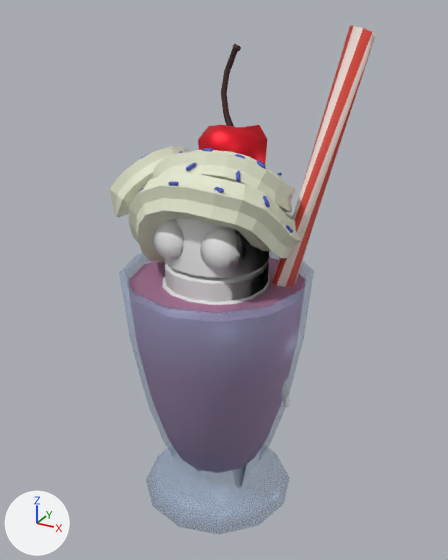
What one commit did to the Blender file sources/hats.blend.
Both versions are drawn from a 50 mm lens placed at (1.4, -2.48, 1.93), pointed at (0.02, 0.03, 0.67). The axes (+X, +Y, +Z) are drawn at lower left. The lights are the same throughout.

Objects in the first picture: 'RefBot', 'ShakeShake', 'ShakeWhip'.
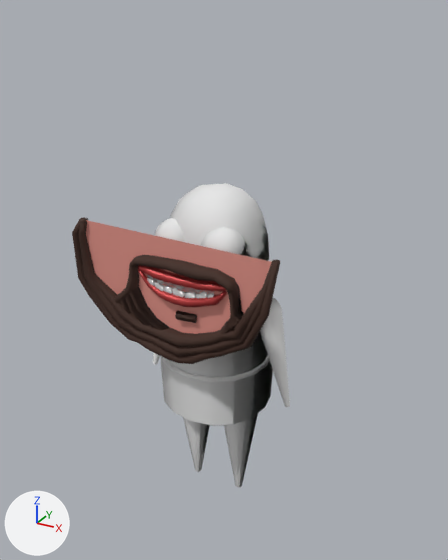
What differs and where, as boxes (x1, y1, x2, y2) in the pictures (448 x 560 px):
'ShakeShake', hidden
    before: (119, 26, 376, 534)
'AilJaw', added (brown)
    after: (72, 217, 280, 364)
    faces in mat_ailstache (brown #3f261b): (72, 217, 280, 364)
    faces in mat_ailskin (pink #df9287): (86, 220, 272, 334)
    faces in mat_aillips (red #aa3535): (138, 269, 227, 307)
    faces in mat_ailteeth (white #e7e7e7): (147, 278, 214, 298)
'ShakeWhip', hidden
    before: (110, 44, 301, 262)
'AilHead', added (brown)
    after: (129, 255, 239, 293)
    faces in mat_ailstache (brown #3f261b): (129, 255, 239, 293)
    faces in mat_aillips (red #aa3535): (138, 265, 226, 291)
    faces in mat_ailteeth (white #e7e7e7): (147, 275, 215, 293)

The edits, one by one:
Material 'AilTeeth' (mat_ailteeth) is new.
Its base color is (0.8, 0.8, 0.8) (white #e7e7e7).
Its metallic is 0.523.
Its roughness is 0.231.
Material 'AilLips' (mat_aillips) is new.
Its base color is (0.402, 0.0356, 0.0356) (red #aa3535).
Its metallic is 0.456.
Its roughness is 0.422.
Material 'AilSkin' (mat_ailskin) is new.
Its base color is (0.741, 0.287, 0.242) (pink #df9287).
Its roughness is 0.738.
Material 'AilStache' (mat_ailstache) is new.
Its base color is (0.0496, 0.019, 0.011) (brown #3f261b).
Its roughness is 0.801.
Mesh me_cube_003 is new.
It has 825 vertices, 728 faces and spans x -0.588..0.488, y -0.395..-0.299, z 0.387..1.018.
Faces by material slot: [62, 110, 548, 8].
It uses material mat_ailteeth (white #e7e7e7).
It uses material mat_aillips (red #aa3535).
It uses material mat_ailstache (brown #3f261b).
It uses material mat_ailskin (pink #df9287).
Mesh me_cube is new.
It has 275 vertices, 254 faces, 1 loose edge and spans x -0.259..0.306, y -0.393..-0.301, z 0.772..0.91.
Faces by material slot: [61, 110, 83].
It uses material mat_ailteeth (white #e7e7e7).
It uses material mat_aillips (red #aa3535).
It uses material mat_ailstache (brown #3f261b).
Object 'ShakeShake' (ob_shakeshake) is now hidden.
Object 'ShakeWhip' (ob_shakewhip) is now hidden.
Object 'AilJaw' (ob_ailjaw) is new; it shows me_cube_003.
Its location is (0.0, 0.0, 0.0).
Object 'AilHead' (ob_ailhead) is new; it shows me_cube.
Its location is (0.0, 0.0, 0.0).
